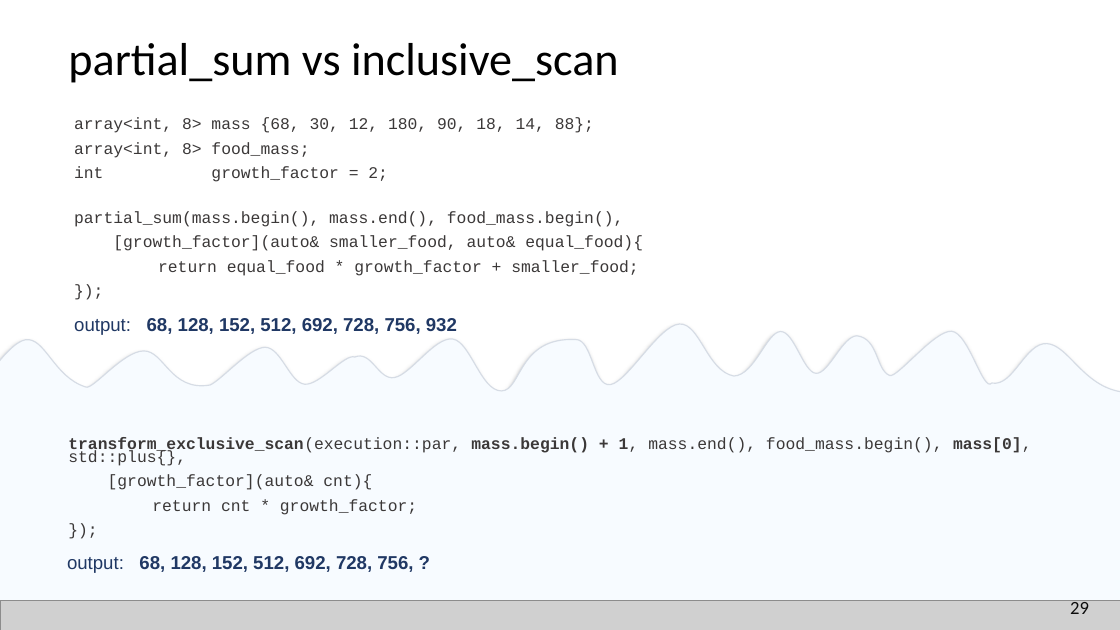
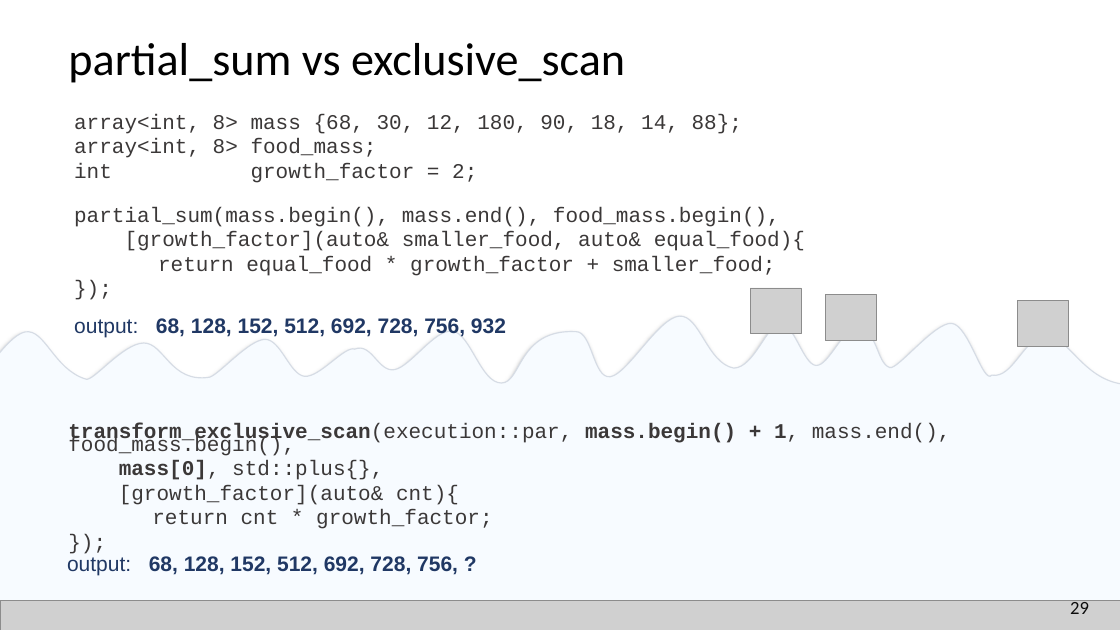
Before and after one commit to EmptySquareBubble/StoriesFromAParallelUniverse-, a slide deck: slide 30 of stories_from_a_paralel_universe.pptx. Drawn at 1120x630 pixels with LibreOffice and Linux fonts; fonts in the diff are those of the drawing; grey boxes stand for pictures. Boxes give left, top, right and bottom in pixels: in the first picture for what was removed or moved away, otherwise in the second. Text is boxed around its words. In the diff, an @@ line names an element or a change of style, - is before the commit and + after.

```diff
--- a/stories_from_a_paralel_universe.pptx
+++ b/stories_from_a_paralel_universe.pptx
@@ title at (68,43,625,83): text changed @@
-partial_sum vs inclusive_scan
+partial_sum vs exclusive_scan
@@ text "array<int, 8> mass {68, 30, ..." at (74,114,742,183): size 14 to 18 pt @@
@@ text "partial_sum(mass.begin(), mass.end(), food_mass.begin()," at (74,207,805,276): size 14 to 18 pt @@
@@ picture added at (750,288,802,334) @@
@@ picture added at (825,295,876,341) @@
@@ 1 text, 1 rectangle, 1 freeform shape: place and size @@
-1 text, 1 rectangle, 1 freeform shape at (0,312,1120,630)
+1 text, 1 rectangle, 1 freeform shape at (0,304,1120,630)
@@ text "output: 68, 128, 152, 512, ..." at (74,318,506,338): size 16 to 18 pt @@
@@ picture added at (1017,300,1069,346) @@
@@ text at (68,423,951,480): text changed; size 14 to 18 pt @@
-transform_exclusive_scan(execution::par, mass.begin() + 1, mass.end(), food_mass.begin(), mass[0], std::plus{},
+transform_exclusive_scan(execution::par, mass.begin() + 1, mass.end(), food_mass.begin(),
+mass[0], std::plus{},
@@ text at (119,485,492,529): size 14 to 18 pt in "[growth_factor](auto& cnt){", "return cnt * growth_factor;", "});" @@
@@ text "output: 68, 128, 152, 512, ..." at (67,556,458,576): size 16 to 18 pt @@
```
Also in this commit, not shown: 17 other slides changed.
